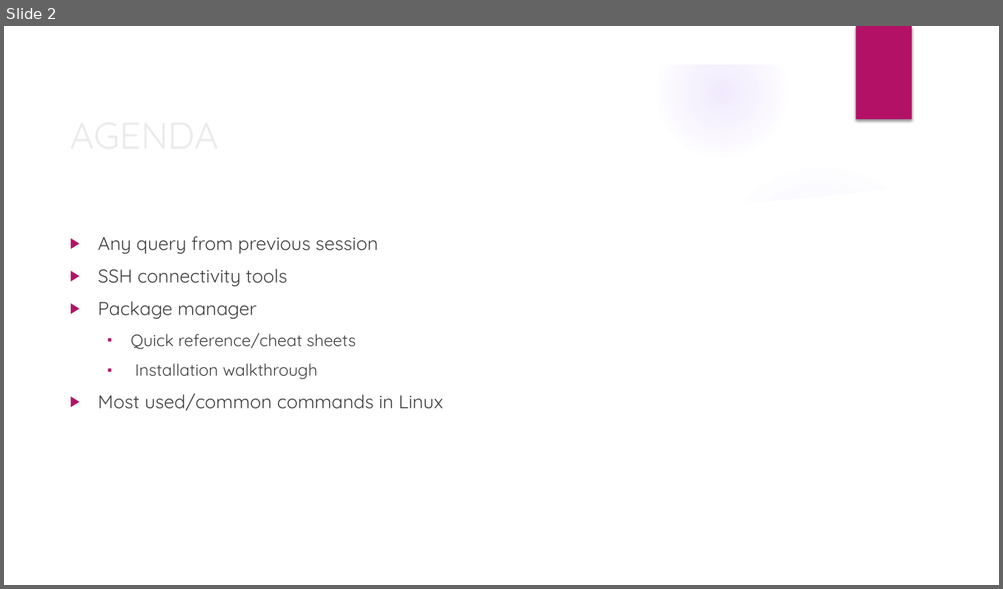
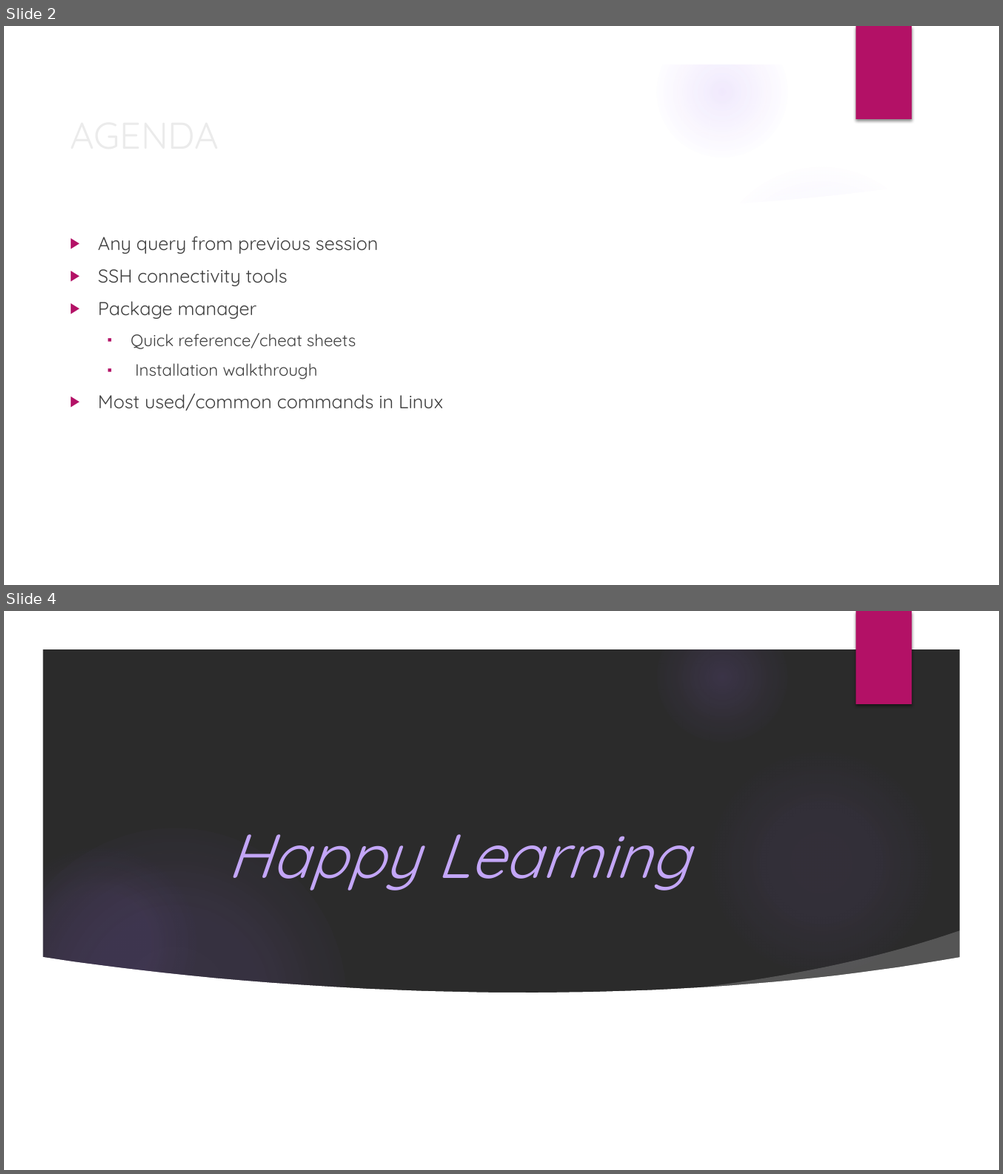
Before and after one commit to deepkumartraining/docker-k8s-April23, a slide deck: Day3/DockerAndKubernetes_Training-day3.pptx. Shown one above the other, each under a label of ours: slide 2 before the commit, slides 2 and 4 after it; the slides between them are not shown. The pictures are 1003x589 and 1003x1174 pixels, drawn with LibreOffice and Linux fonts; fonts in the diff are those of the drawing; background and template pictures are left out; a plain dark background stands for a picture behind light text. Boxes give left, top, right and bottom in pixels: in the first picture for what was removed or moved away, otherwise in the second. Text is boxed around its words. In the diff, an @@ line names an element or a change of style, - is before the commit and + after.

```diff
--- a/Day3/DockerAndKubernetes_Training-day3.pptx
+++ b/Day3/DockerAndKubernetes_Training-day3.pptx
@@ slide 4 added at (x1=4, y1=611, x2=999, y2=1170), background picture (left out); not listed: 7 template elements that a slide beside it also shows @@
@@ title added at (x1=227, y1=834, x2=689, y2=891), 60 pt, text #C3A6F7, italic @@
+Happy Learning
@@ freeform shape added at (x1=696, y1=931, x2=967, y2=1012), fill #FFFFFF at 20% opacity @@
@@ freeform shape added at (x1=41, y1=957, x2=962, y2=1148), fill #FFFFFF @@
```
Also in this commit, not shown: 1 slide changed.
